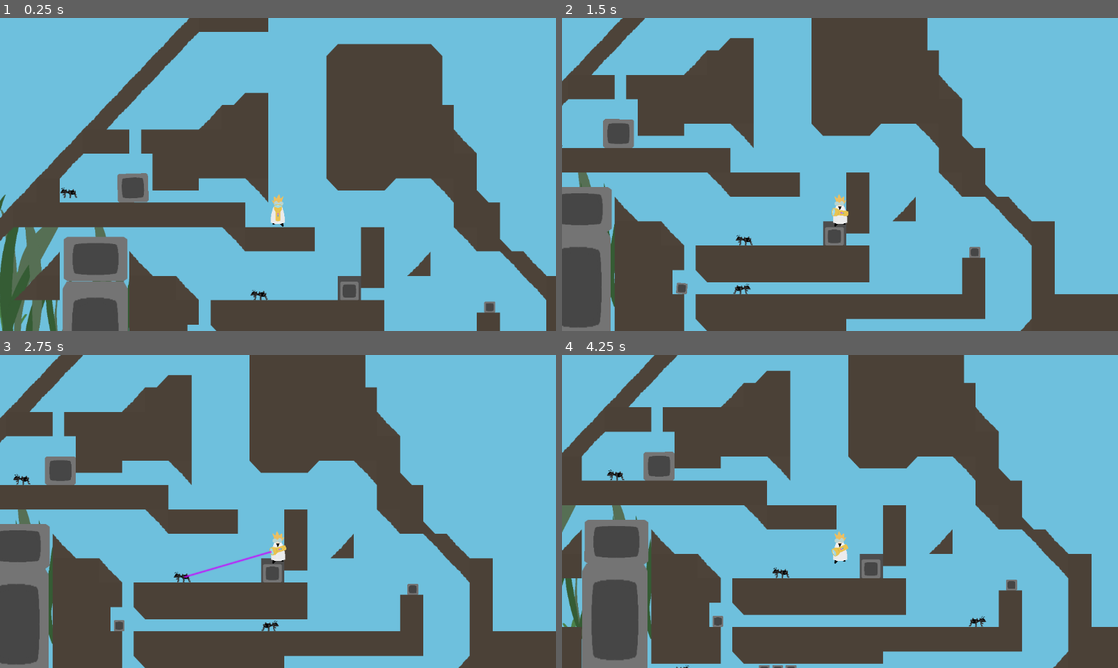
Above: before the commit, frames 1-4 (two rows, left to right).
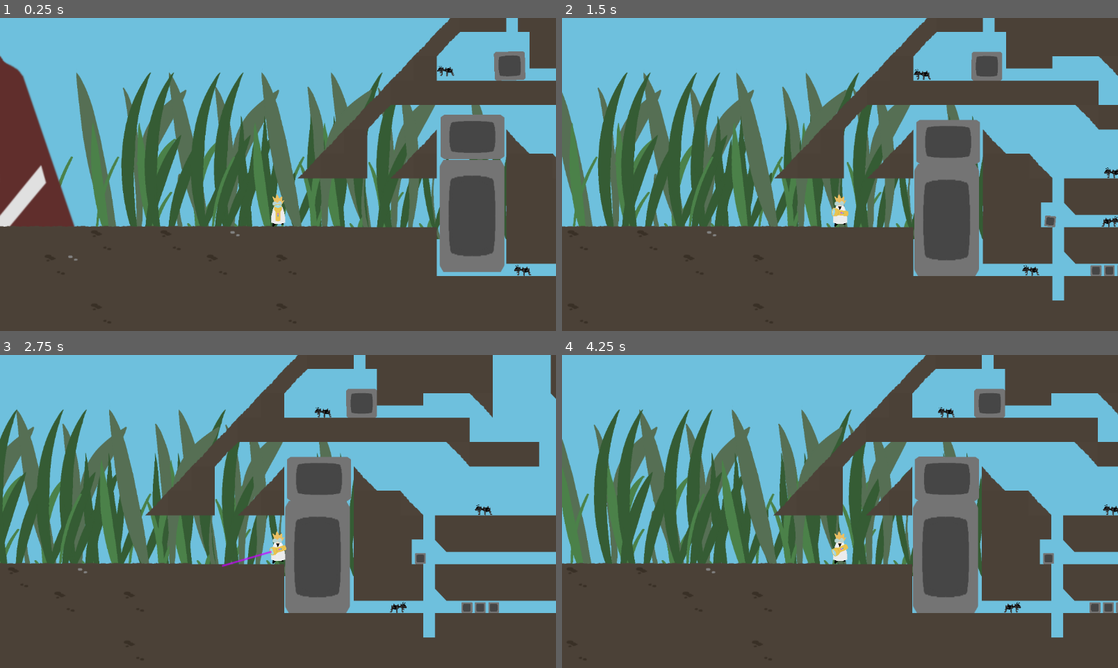
Above: after the commit, the same moments.

Repository: rafesholler/GMTK-2024
Game: Godot game, scene res://Level1.tscn
Same seed, same stepped clock (60 frames per second), same inputs: the game is played once before the commit and once after it. This scene is started directly instead of the project's main scene. The engine's default icon, where the game draws it, is replaced by a stand-in: a white triangle on a blue panel in a dark square.
Inputs (mouse positions are in pixels of both pictures, inside the frame that each line leads up to):
- Up to frame 1 (0.25 s): no input
- Up to frame 2 (1.5 s): tap Enter (ui_accept) at 0.5 s; move the mouse to (656, 265) at 0.52 s; hold D (Right) 0.53-1.28 s; hold E (Enlarge) 0.53-1.28 s; click (656, 265) at 0.67 s; tap Space (Jump) at 0.77 s; move the mouse to (628, 183) at 1.27 s; hold S from 1.28 s (still down); tap F (Pick_Place) at 1.35 s; click (628, 183) at 1.42 s
- Up to frame 3 (2.75 s): tap Space (Jump) at 1.52 s; move the mouse to (16, 624) at 2.02 s; release S at 2.03 s; hold D (Right) from 2.03 s (still down); hold Q (Shrink) from 2.03 s (still down); click (16, 624) at 2.17 s
- Up to frame 4 (4.25 s): move the mouse to (834, 574) at 2.77 s; release D (Right) at 2.78 s; release Q (Shrink) at 2.78 s; hold W 2.78-3.53 s; tap E (Enlarge) at 2.85 s; click (834, 574) at 2.92 s; tap Space (Jump) at 3.02, 3.77 s; move the mouse to (678, 627) at 3.52 s; hold A (Left) from 3.53 s (still down); hold F (Pick_Place) from 3.53 s (still down); click (678, 627) at 3.67 s

The runs differ from the first frame. In frame 1, 60% of the frame differs, in the area x 0-100%, y 0-100%; in frame 2, 58%; in frame 3, 55%; in frame 4, 58%.

Commit message:
Update Level1.tscn

Diff:
--- a/Level1.tscn
+++ b/Level1.tscn
@@ -363,7 +363,7 @@
 
 [node name="Player" parent="." instance=ExtResource("26_688t7")]
 z_index = 3
-position = Vector2(8922, 210)
+position = Vector2(7881, 545)
 
 [node name="Camera2D" type="Camera2D" parent="Player"]
 offset = Vector2(0, -100)
